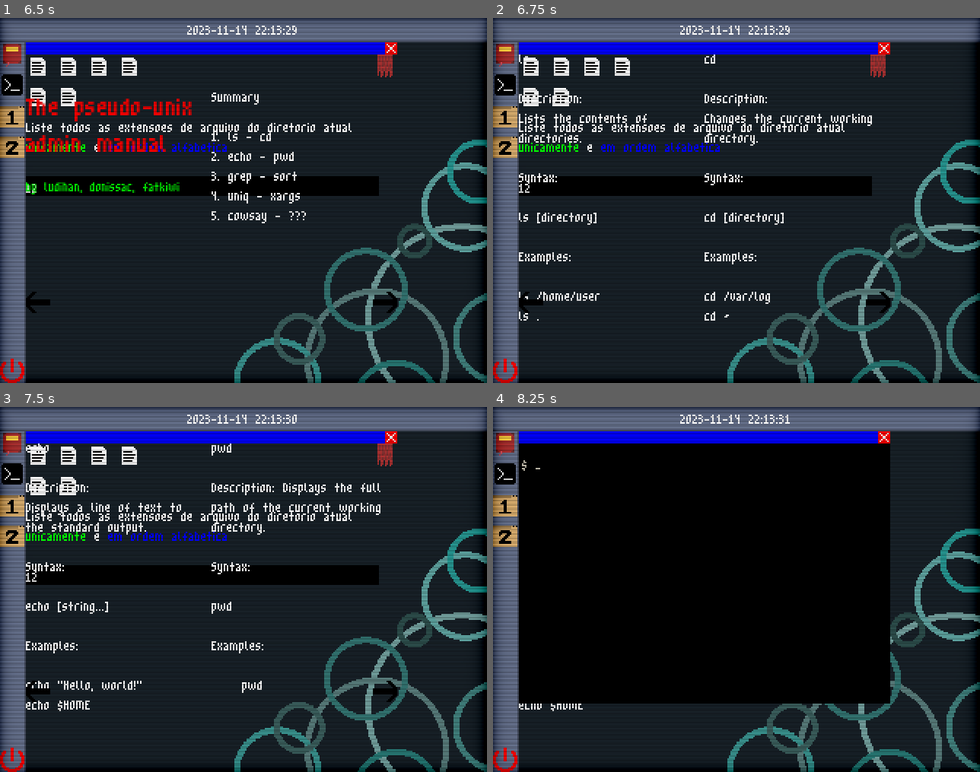
Above: before the commit, frames 1-4 (two rows, left to right).
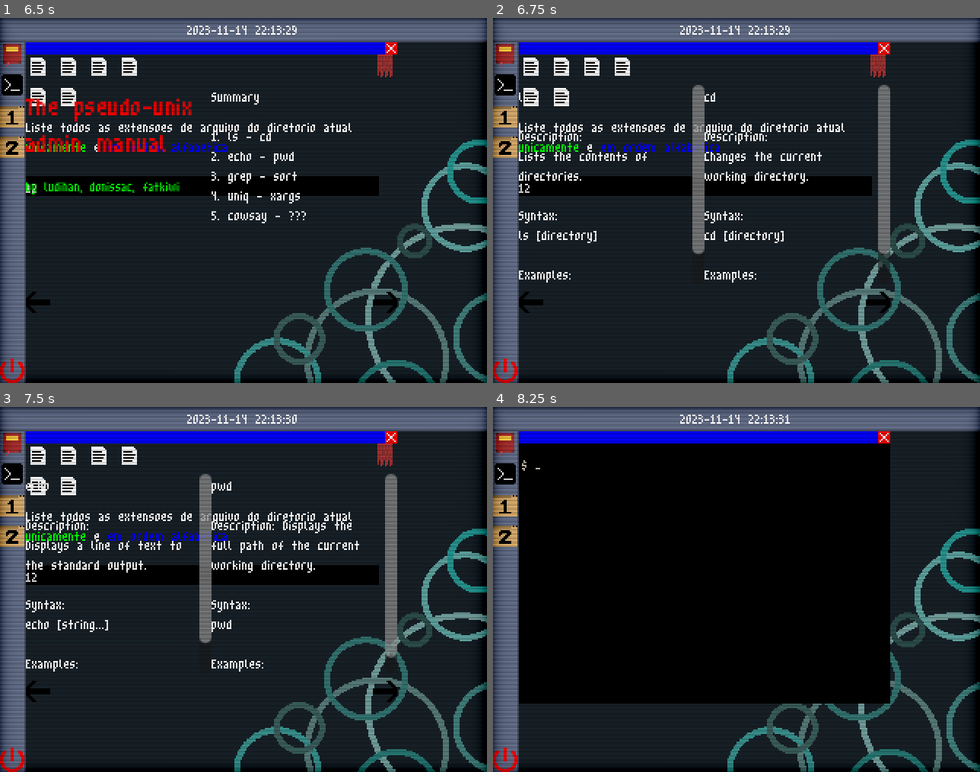
Above: after the commit, the same moments.

Repository: saLucasRd/trabalho-jogo-unix
Game: Godot game, scene res://ui/boot_menu.tscn
Same seed, same stepped clock (60 frames per second), same inputs: the game is played once before the commit and once after it. Sound files missing from this copy of the repository are replaced by a short silence.
Inputs (mouse positions are in pixels of both pictures, inside the frame that each line leads up to):
- Up to frame 1 (6.5 s): tap Enter at 0.5, 0.6 s; move the mouse to (350, 182) at 0.52 s; hold Up 0.53-1.25 s; click (350, 182) at 0.67 s; tap Space at 0.77 s; drag from (146, 218) to (219, 273) at 1.27 s; click (9, 116) at 2 s; click (204, 185) at 2.77 s; type "12" at 2.85 s; click (9, 116) at 3.5 s; click (204, 185) at 4.27 s; type "12" at 4.35 s; click (9, 54) at 5 s; click (384, 65) at 5.75 s
- Up to frame 2 (6.75 s): click (877, 302) at 6.5 s
- Up to frame 3 (7.5 s): click (384, 691) at 7.25 s
- Up to frame 4 (8.25 s): click (502, 472) at 8 s

Frame 1 is identical in both runs. In frame 2, 5.5% of the frame differs, in the area x 5-82%, y 10-83%; in frame 3, 6.1%, in the area x 5-82%, y 10-84%; in frame 4, 0.1%.

Commit message:
manual nao finalizado, scrollbars

Diff:
--- a/ui/manual.gd
+++ b/ui/manual.gd
@@ -4,8 +4,6 @@
 var current_page_index = 0
 
 func _ready():
-	# Initialize the pages array with your page nodes
-	# Ensure that the node paths are correct
 	pages = [
 		$"VBoxContainer/Control/Page1-2",
 		$"VBoxContainer/Control/Page3-4",
@@ -15,7 +13,6 @@
 		$"VBoxContainer/Control/Page11-12"
 	]
 
-	# Debug: Print the number of pages loaded
 	print("Total pages loaded: ", pages.size())
 
 	# Verify that all pages are valid
@@ -48,10 +45,10 @@
 
 func _on_index_pressed() -> void:
 	if current_page_index != 0:
-		pages[current_page_index].visible = false  # Hide current page
+		pages[current_page_index].visible = false
 		print("Hiding page ", current_page_index + 1)
-		current_page_index = 0  # Set index to first page
-		pages[current_page_index].visible = true  # Show first page
+		current_page_index = 0
+		pages[current_page_index].visible = true
 		print("Showing page ", current_page_index + 1)
 	else:
 		print("Already on the first page.")
--- a/ui/manual.tscn
+++ b/ui/manual.tscn
@@ -94,14 +94,11 @@
 Lists the contents of directories.
 
 Syntax:
-
 ls [directory]
 
 Examples:
-
 ls /home/user
 ls ."
-fit_content = true
 
 [node name="Page4" type="RichTextLabel" parent="VBoxContainer/Control/Page3-4"]
 layout_mode = 2
@@ -115,14 +112,11 @@
 Changes the current working directory.
 
 Syntax:
-
 cd [directory]
 
 Examples:
-
 cd /var/log
 cd ~"
-fit_content = true
 
 [node name="Page5-6" type="HBoxContainer" parent="VBoxContainer/Control"]
 layout_mode = 1
@@ -145,14 +139,11 @@
 Displays a line of text to the standard output.
 
 Syntax:
-
 echo [string...]
 
 Examples:
-
 echo \"Hello, world!\"
 echo $HOME"
-fit_content = true
 
 [node name="Page6" type="RichTextLabel" parent="VBoxContainer/Control/Page5-6"]
 layout_mode = 2
@@ -165,13 +156,10 @@
 Description: Displays the full path of the current working directory.
 
 Syntax:
-
 pwd
 
 Examples:
-
-    pwd"
-fit_content = true
+pwd"
 
 [node name="Page7-8" type="HBoxContainer" parent="VBoxContainer/Control"]
 layout_mode = 1
@@ -194,14 +182,11 @@
 Searches for patterns in files or standard input.
 
 Syntax:
-
 grep pattern [file...]
 
 Examples:
-
 grep \"error\" log.txt
 grep \"password\" file1.txt file2.txt"
-fit_content = true
 
 [node name="Page8" type="RichTextLabel" parent="VBoxContainer/Control/Page7-8"]
 layout_mode = 2
@@ -214,14 +199,11 @@
 Description: Sorts lines of text.
 
 Syntax:
-
 sort [file...]
 
 Examples:
-
-    sort names.txt
-    sort data.log"
-fit_content = true
+sort names.txt
+sort data.log"
 
 [node name="Page9-10" type="HBoxContainer" parent="VBoxContainer/Control"]
 layout_mode = 1
@@ -243,14 +225,11 @@
 Description: Removes consecutive duplicate lines.
 
 Syntax:
-
 uniq [input] [output]
 
 Examples:
-
-    uniq list.txt
-    uniq data.txt unique_data.txt"
-fit_content = true
+uniq list.txt
+uniq data.txt unique_data.txt"
 
 [node name="Page10" type="RichTextLabel" parent="VBoxContainer/Control/Page9-10"]
 layout_mode = 2
@@ -263,14 +242,11 @@
 Description: Builds and executes commands from standard input.
 
 Syntax:
-
 xargs [command]
 
 Examples:
-
-    echo \"file1 file2\" | xargs rm
-    cat command_list.txt | xargs sh -c"
-fit_content = true
+echo \"file1 file2\" | xargs rm
+cat command_list.txt | xargs sh -c"
 
 [node name="Page11-12" type="HBoxContainer" parent="VBoxContainer/Control"]
 layout_mode = 1
@@ -293,14 +269,11 @@
 Displays a message as a cow in ASCII art.
 
 Syntax:
-
-cow say MESSAGE
-
-Examples:
-
+cowsay MESSAGE
+
+Examples:
 cow say \"Hello, world!\"
 cow say \"I'm a talking cow!\""
-fit_content = true
 
 [node name="Page12" type="RichTextLabel" parent="VBoxContainer/Control/Page11-12"]
 layout_mode = 2
@@ -311,7 +284,6 @@
 text = "ඞ
 
 "
-fit_content = true
 
 [node name="HBoxContainer" type="HBoxContainer" parent="VBoxContainer"]
 layout_mode = 2
